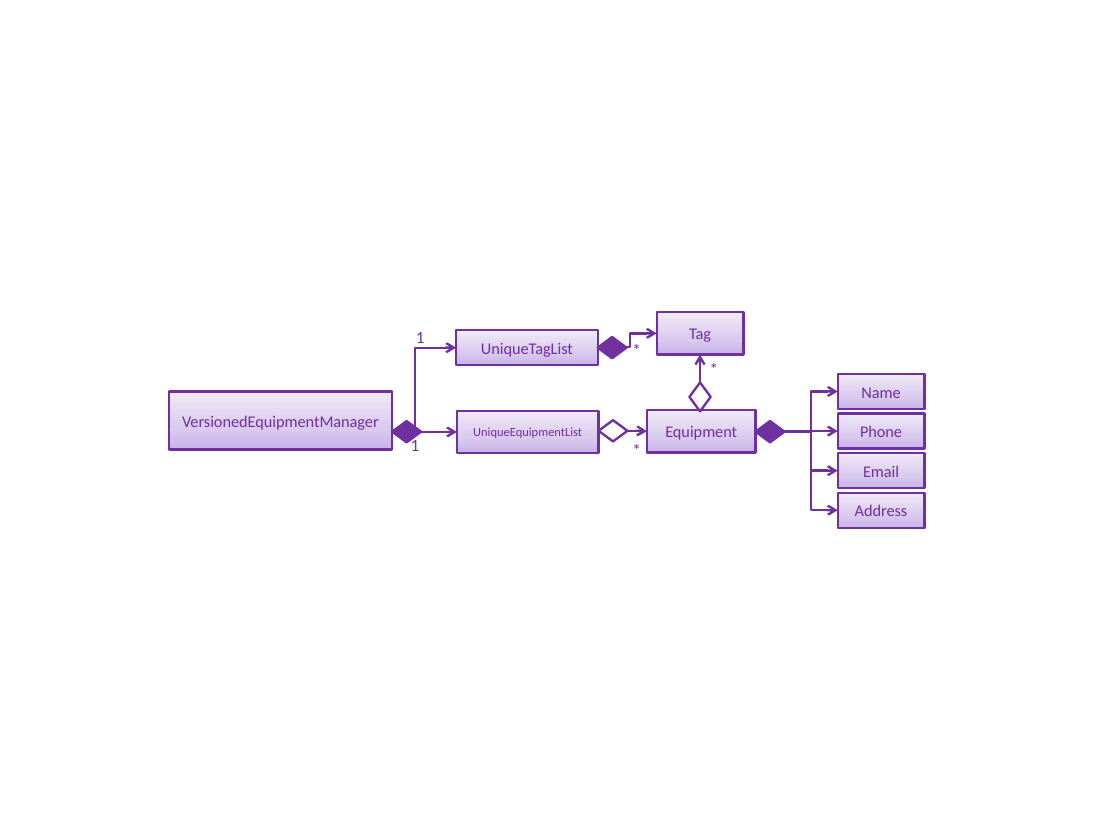
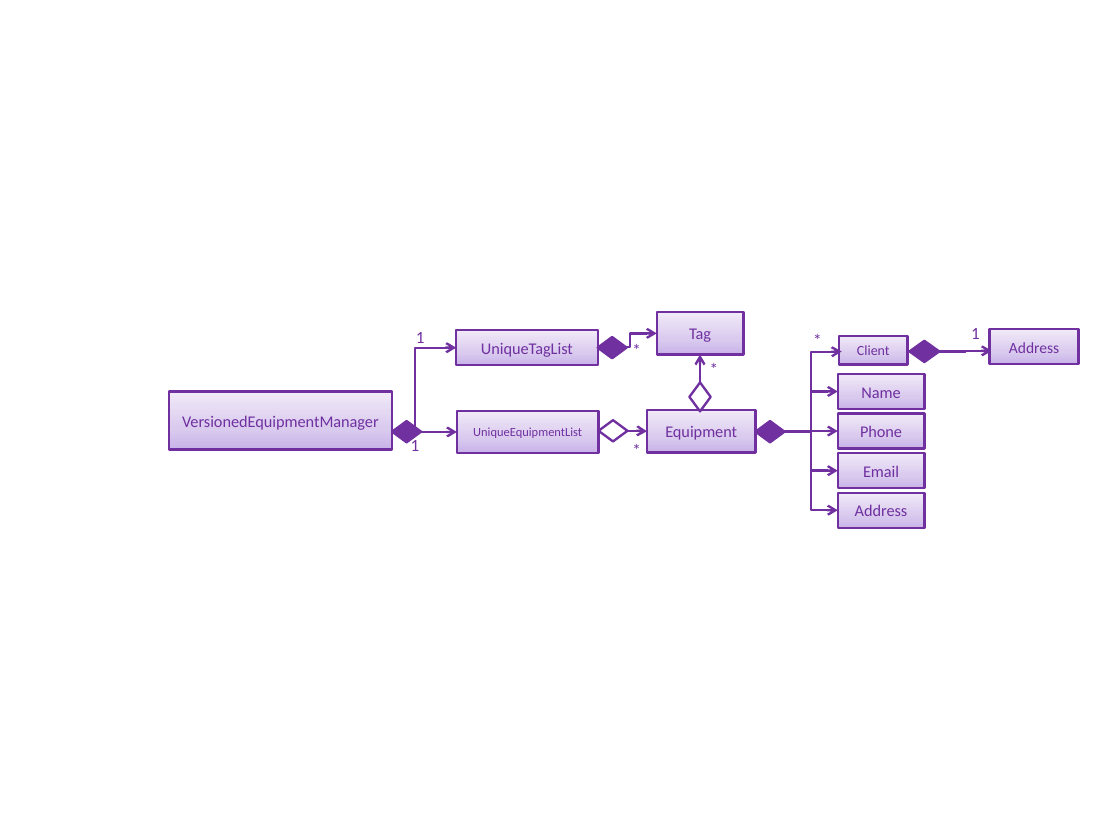
Before and after one commit to nus-cs2103-AY1819S2/addressbook-level4, a slide deck: slide 1 of docs/diagrams/ModelComponentClassBetterOopDiagram.pptx. Drawn at 1120x840 pixels with LibreOffice and Linux fonts; fonts in the diff are those of the drawing. Boxes give left, top, right and bottom in pixels: in the first picture for what was removed or moved away, otherwise in the second. Text is boxed around its words. In the diff, an @@ line names an element or a change of style, - is before the commit and + after.

```diff
--- a/docs/diagrams/ModelComponentClassBetterOopDiagram.pptx
+++ b/docs/diagrams/ModelComponentClassBetterOopDiagram.pptx
@@ text added at (805, 329, 829, 352), 11 pt, text #7030A0 @@
+*
@@ text added at (971, 328, 980, 339), 11 pt, text #7030A0 @@
+1
@@ rectangle added at (990, 329, 1080, 364), fill gradient #C9B5E8 to #D8CBEE to #F0EAF9, outline #7030A0 1.5 pt, 10 pt, text #7030A0 @@
+Address
@@ elbow arrow added from (811, 391) to (842, 352), #7030A0 1.5 pt @@
@@ rectangle added at (839, 336, 907, 365), fill gradient #C9B5E8 to #D8CBEE to #F0EAF9, outline #7030A0 1.5 pt, 9 pt, text #7030A0 @@
+Client
@@ diamond added at (909, 340, 940, 362), fill #7030A0, outline #7030A0 1.5 pt @@
@@ elbow arrow added from (940, 352) to (991, 351), #7030A0 1.5 pt @@
```
Also in this commit, not shown: 9 other files.
